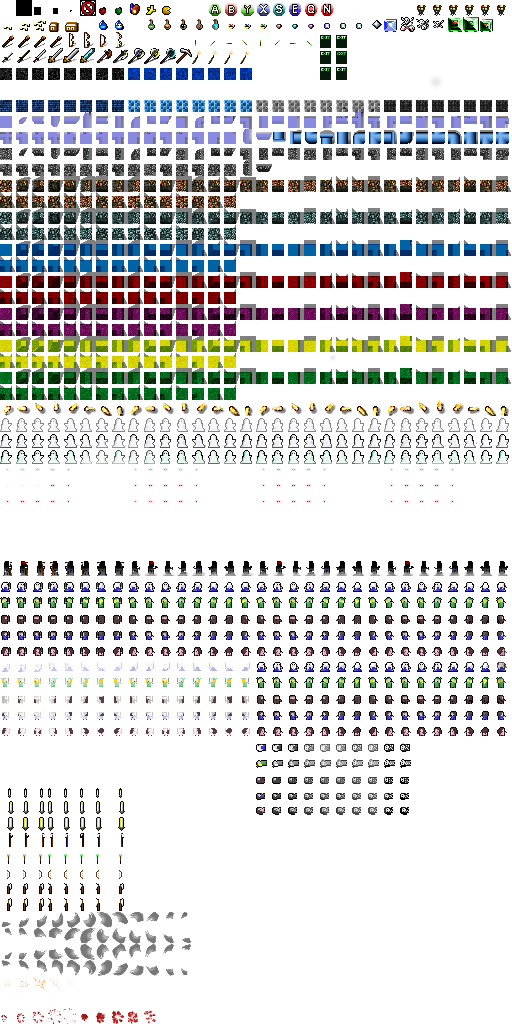
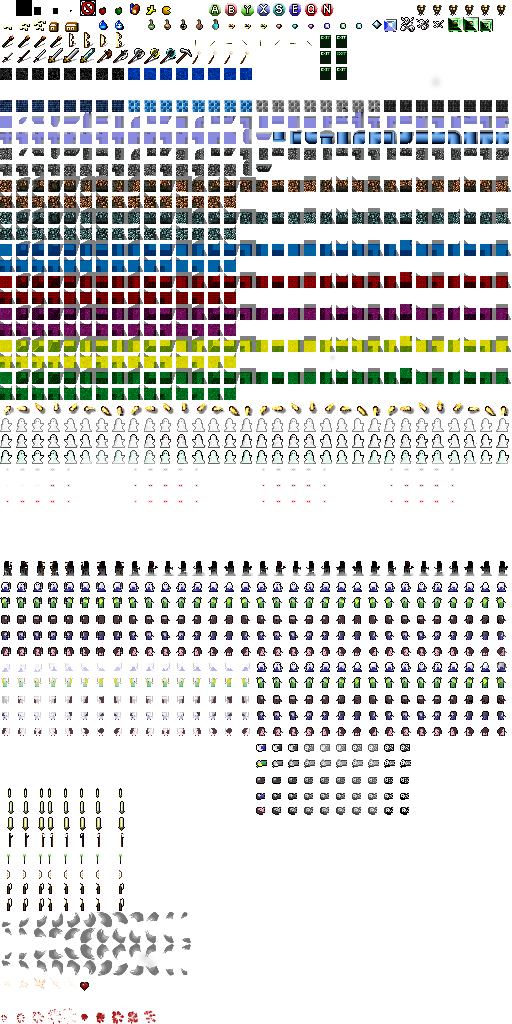
Revision of a layered (512, 1024) image; what changed, layer by layer:
painted on "Layer" over [left=80, top=950, right=158, bottom=991]
